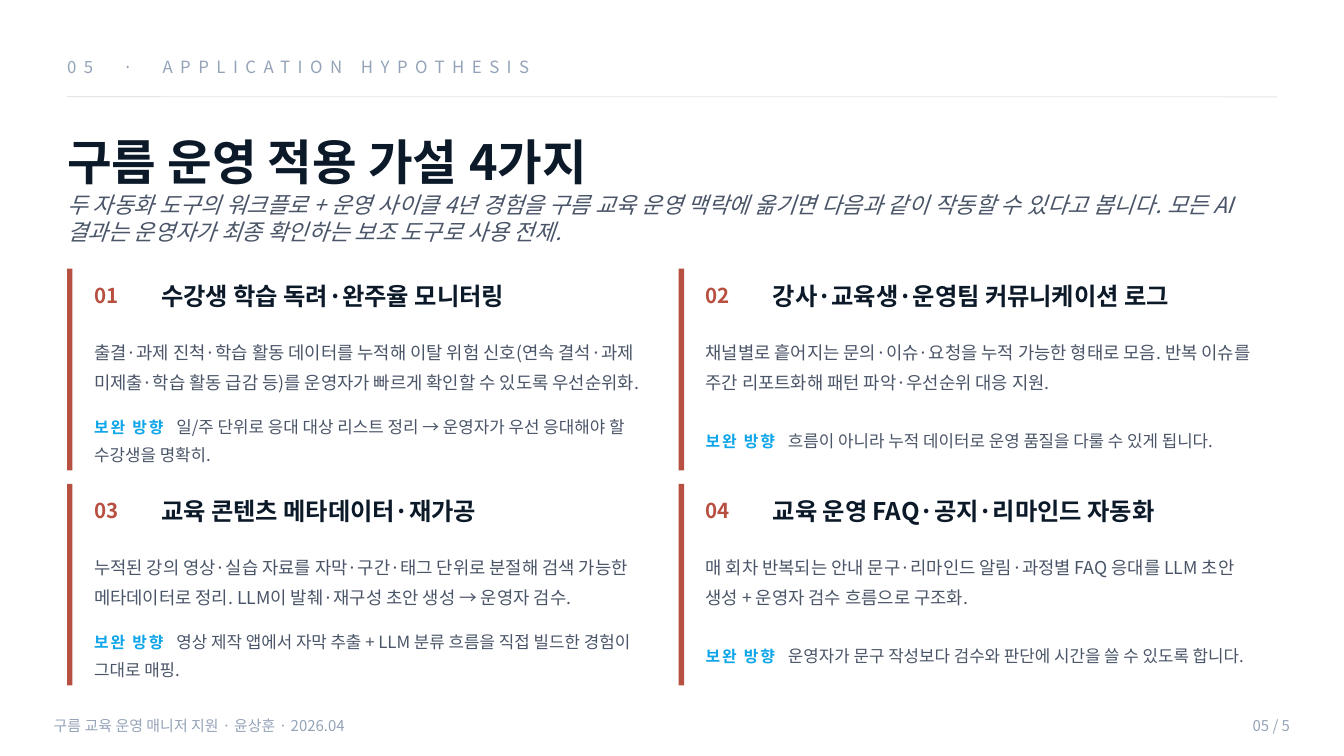
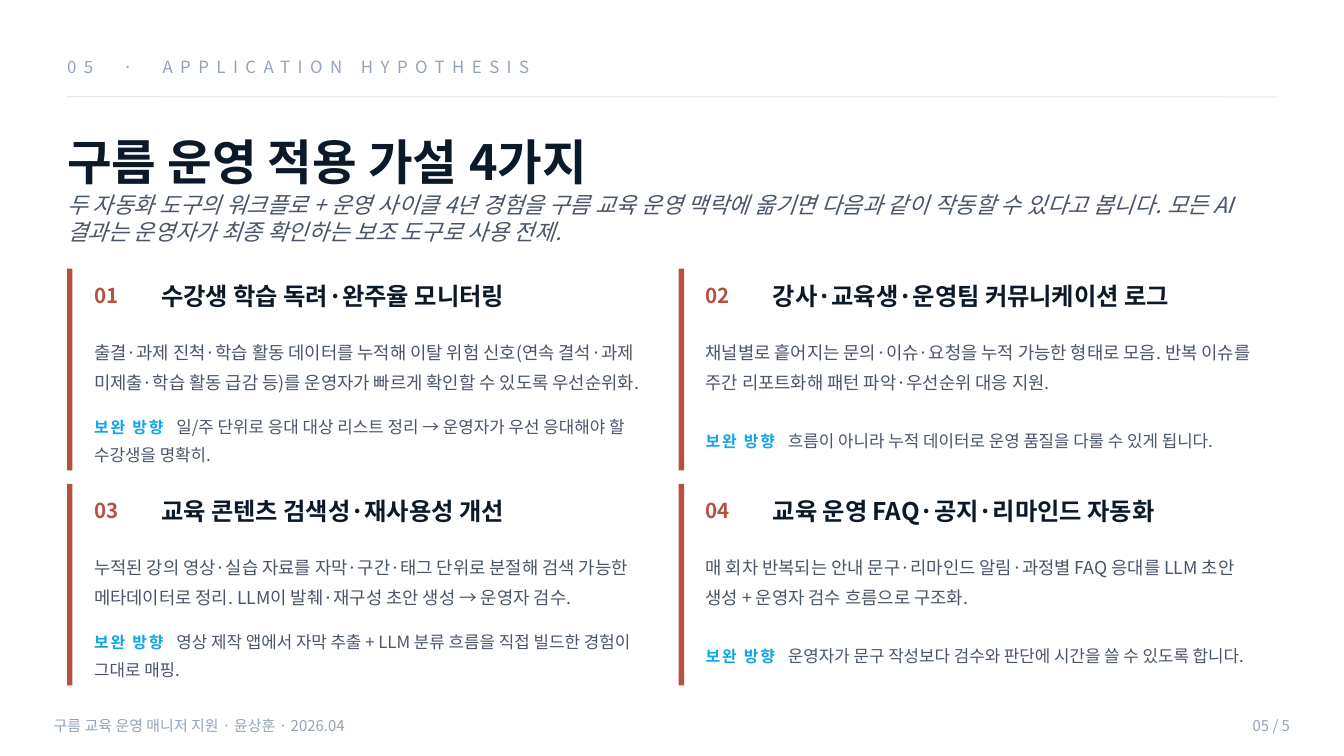
Before and after one commit to hoon7624g-web/GOORM, a slide deck: slide 5 of 윤상훈_구름_교육운영매니저_지원Deck.pptx. Drawn at 1344x756 pixels with LibreOffice and Linux fonts; fonts in the diff are those of the drawing. Boxes give left, top, right and bottom in pixels: in the first picture for what was removed or moved away, otherwise in the second. Text is boxed around its words. In the diff, an @@ line names an element or a change of style, - is before the commit and + after.

```diff
--- a/윤상훈_구름_교육운영매니저_지원Deck.pptx
+++ b/윤상훈_구름_교육운영매니저_지원Deck.pptx
@@ text at box(161, 499, 504, 523): text changed @@
-교육 콘텐츠 메타데이터·재가공
+교육 콘텐츠 검색성·재사용성 개선
```
Also in this commit, not shown: 1 other slide changed, 4 other files.
